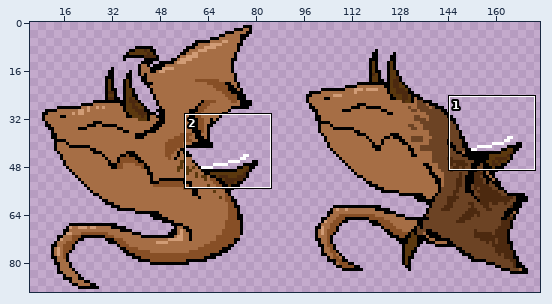
File history of a sprite sheet, media/grep.png. The picture above shows the old version from afar; the outline marks the close-up.
Close-up. First the earlier version:
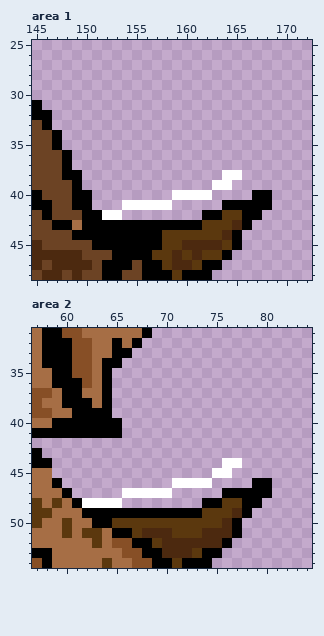
The file is 180x90 pixels. Shown: area 1: x 145..172, y 25..48; area 2: x 57..84, y 31..54. The wide view leaves out empty margins.
After the commit:
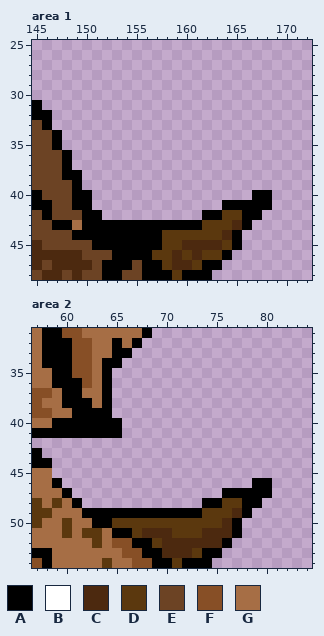
Palette (. is transparent): A #000000  B #ffffff  C #4c290f  D #5b380e  E #6c4324  F #874f26  G #a66e45
Commit message: Fixed blocks and grep issue
From old to new:
Area 1:
y 38: x 164..165 BB -> ..
y 39: x 163..164 BB -> ..
y 40: x 159..162 BBBB -> ....
y 41: x 154..158 BBBBB -> .....
y 42: x 152..153 BB -> ..
Area 2:
y 44: x 76..77 BB -> ..
y 45: x 75..76 BB -> ..
y 46: x 71..74 BBBB -> ....
y 47: x 66..70 BBBBB -> .....
y 48: x 62..65 BBBB -> ....
Changed places in both close-ups, as pixel boxes (x1, y1, x2, y2):
erased: (102, 170, 242, 220)
erased: (82, 458, 242, 508)
